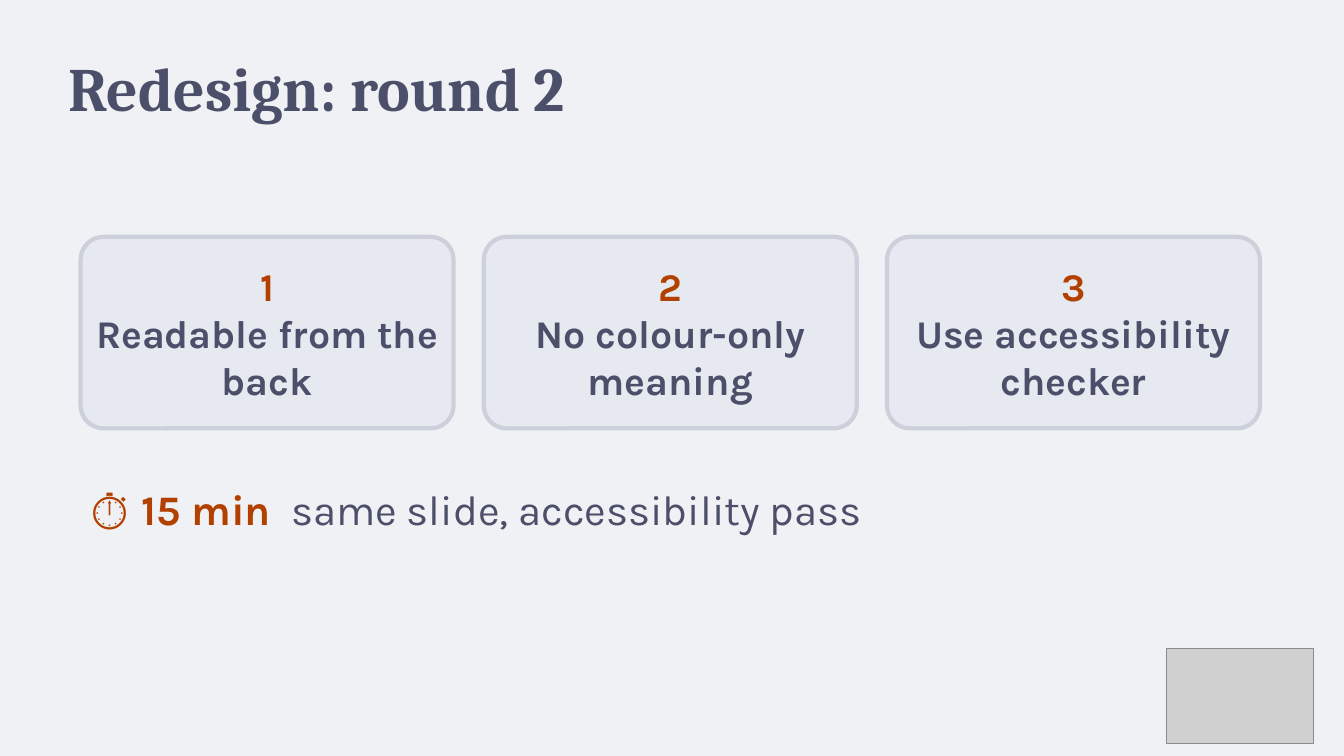
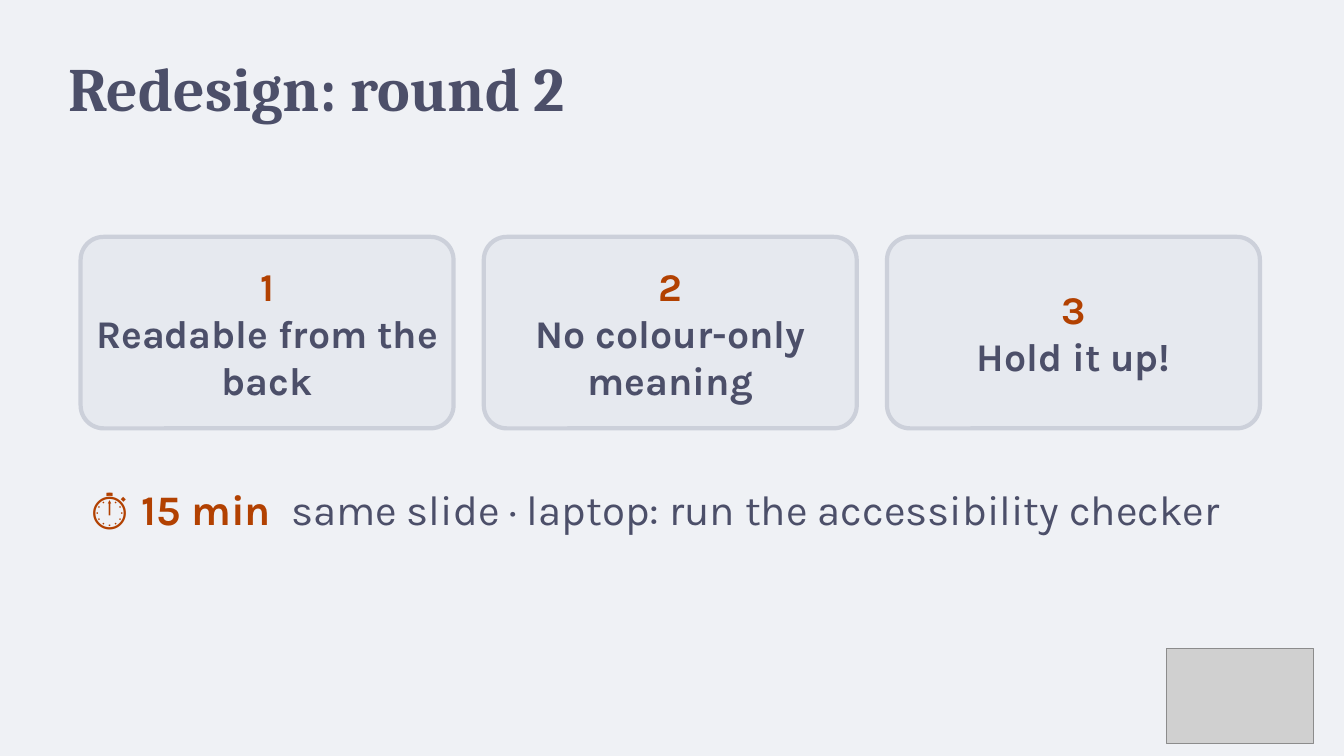
Before and after one commit to teaching-that-sticks/teaching-that-sticks.github.io, a slide deck: slide 15 of site/public/slides/tts-day1-death-by-powerpoint.pptx. Drawn at 1344x756 pixels with LibreOffice and Linux fonts; fonts in the diff are those of the drawing; grey boxes stand for pictures. Boxes give left, top, right and bottom in pixels: in the first picture for what was removed or moved away, otherwise in the second. Text is boxed around its words. In the diff, an @@ line names an element or a change of style, - is before the commit and + after.

```diff
--- a/site/public/slides/tts-day1-death-by-powerpoint.pptx
+++ b/site/public/slides/tts-day1-death-by-powerpoint.pptx
@@ text in rounded rectangle at [977,343,1170,381]: text changed @@
-Use accessibility checker
+Hold it up!
@@ text at [191,495,1220,536]: text changed @@
-⏱ 15 min same slide, accessibility pass
+⏱ 15 min same slide · laptop: run the accessibility checker
```
Also in this commit, not shown: 1 other slide changed, 6 other files.
